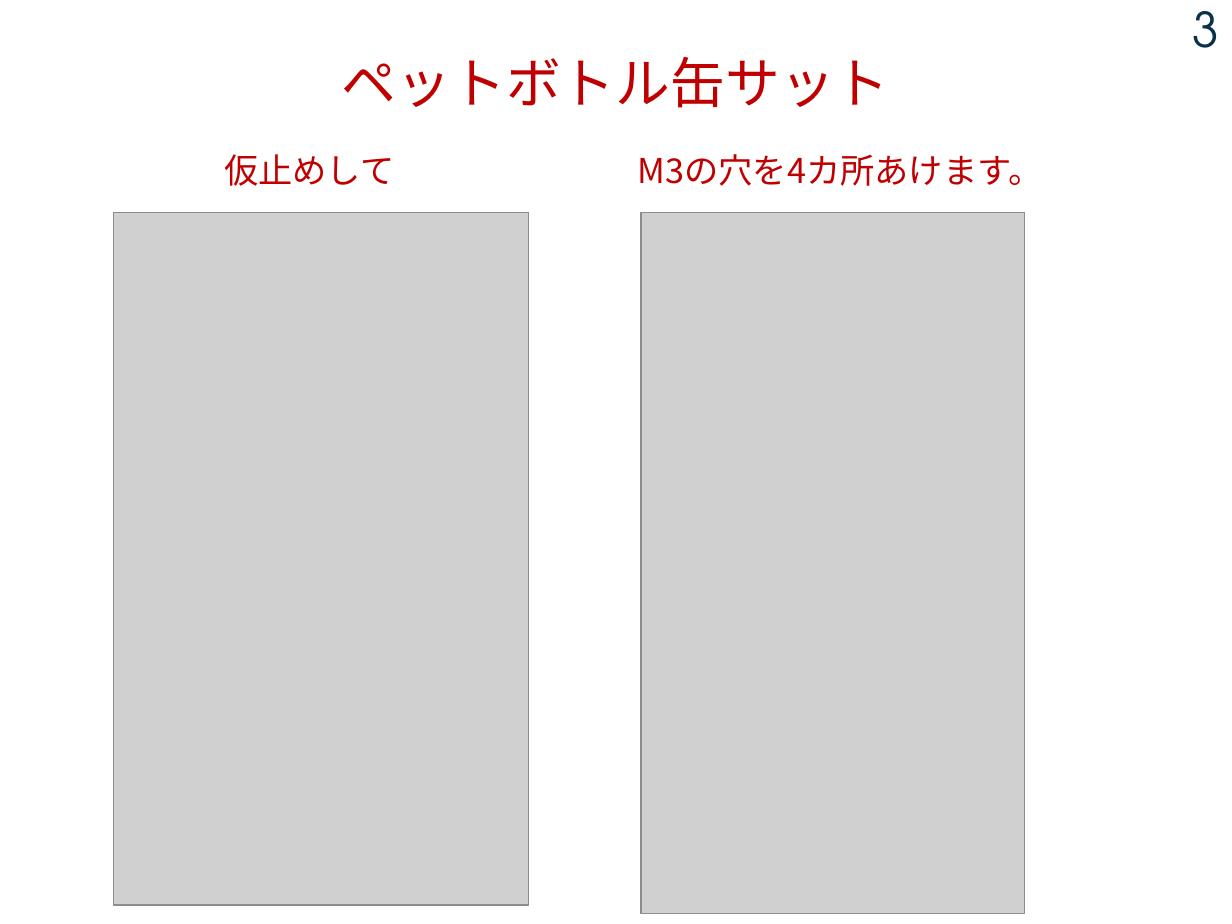
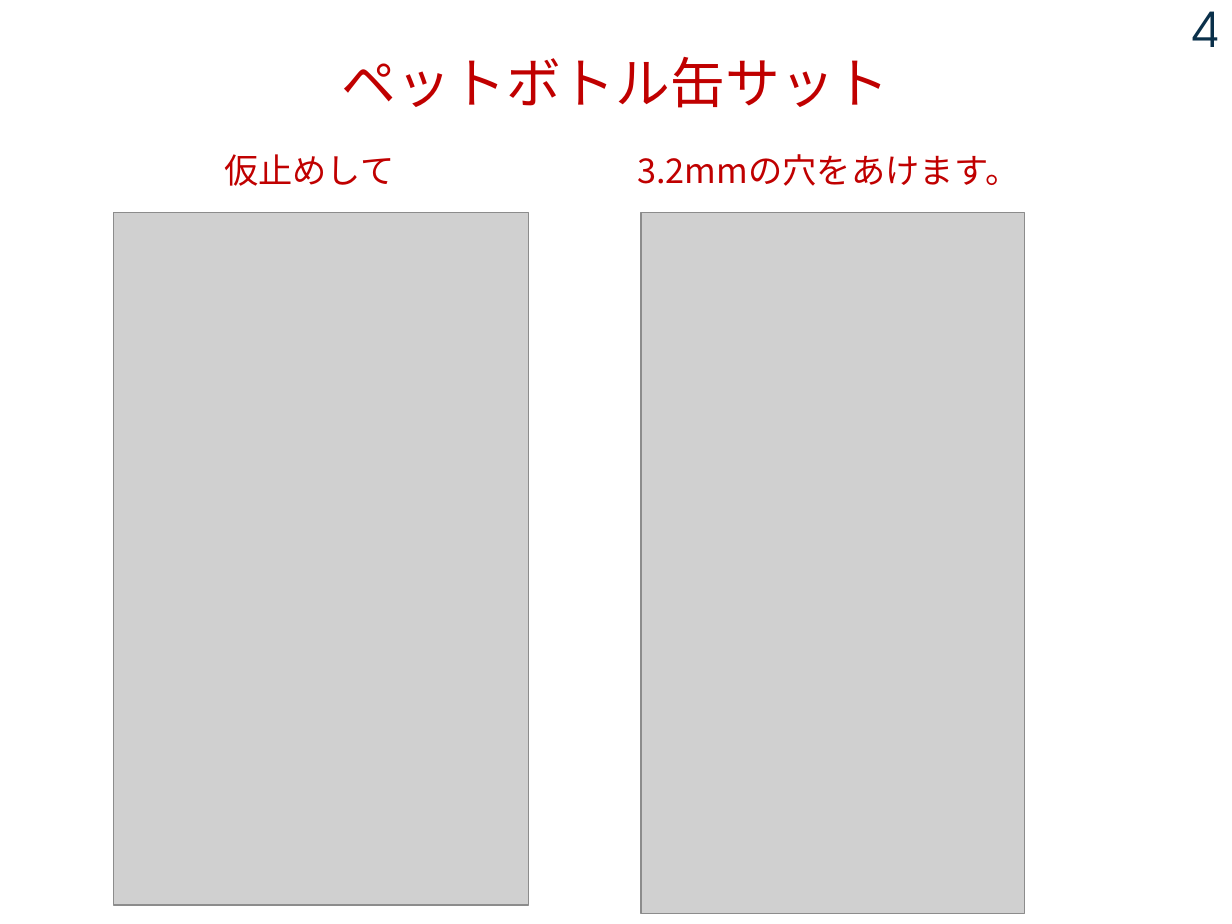
Before and after one commit to tarosay/cansat2026_Sample, a slide deck: slide 4 of Documents/2026_07_02_ペットボトル缶サットを作ろう.pptx (slide 3 before the commit). Drawn at 1232x924 pixels with LibreOffice and Linux fonts; fonts in the diff are those of the drawing; grey boxes stand for pictures. Boxes give left, top, right and bottom in pixels: in the first picture for what was removed or moved away, otherwise in the second. Text is boxed around its words. In the diff, an @@ line names an element or a change of style, - is before the commit and + after.

```diff
--- a/Documents/2026_07_02_ペットボトル缶サットを作ろう.pptx
+++ b/Documents/2026_07_02_ペットボトル缶サットを作ろう.pptx
@@ page number at [1192,11,1219,47]: text changed @@
-3
+4
@@ text at [637,154,1019,186]: text changed @@
-M3の穴を4カ所あけます。
+3.2mmの穴をあけます。
```
Also in this commit, not shown: 5 other slides changed, 2 slides added, 2 slides removed, 1 other file.
